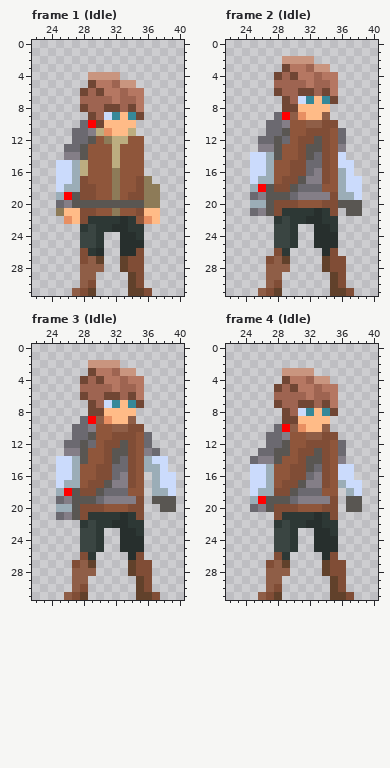
Two states of a pixel-art file, assets/editor/entities/Player.aseprite. Above: the version before the commit.
64x32 pixels, 16 frames. Shown: frame 1 (Idle): x 22..40, y 0..31; frame 2 (Idle): x 22..40, y 0..31; frame 3 (Idle): x 22..40, y 0..31; frame 4 (Idle): x 22..40, y 0..31. The commit also changed other frames, which this record leaves out.
New version:
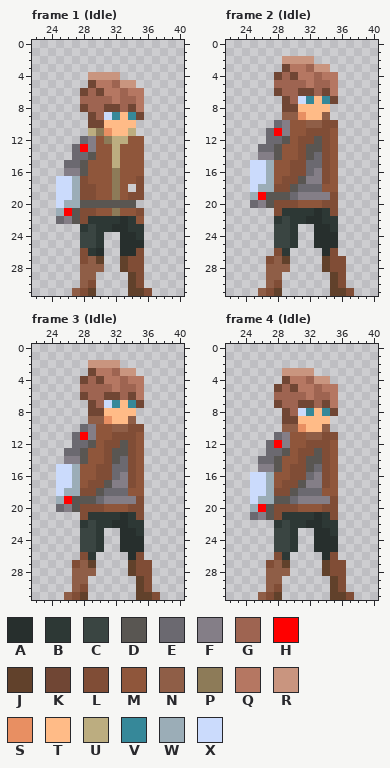
Palette (. is transparent): A #272f2d  B #2d3835  C #3a4542  D #595652  E #6b6970  F #847e87  G #9e6451  H #ff0000  J #61412b  K #704634  L #804d36  M #8f563b  N #8f5e47  P #8d7b58  Q #b57762  R #c9957f  S #e88f62  T #ffbb87  U #bcad80  V #368899  W #9badb7  X #cbdbfc
What changed:
layer "Back Arm" now hidden
layer "Front Arm" now hidden
--- frame 1 (Idle)
@@ x 22..40 @@
  9 .......KGXVTVK.....
-10 ......EHKTTTT......
-11 .....EEFUSTTU......
-12 .....EEDMPUUMM.....
-13 ....EEDMMMUMMM.....
-14 ....FFDMMMUMMM.....
-15 ...XXWUMMMUMMM.....
-16 ...XXWUMMMPMMM.....
-17 ...XXWLMMMPMMLP....
-18 ...XWWLLMMPMMLPP...
-19 ...WHDLLMMPMLLPP...
-20 ...EFDDDDDDDDDPP...
-21 ...PTTLLMMPMMLTT...
-22 ....STLBBBBABMST...
+10 .......KKTTTT......
+11 .......UPSTTU......
+12 ......EFMPUUMM.....
+13 .....EHFMMUMMM.....
+14 .....EEDMMUMMM.....
+15 ....EEDMMMUMMM.....
+16 ....FFDMMMPMMM.....
+17 ...XXWLMMMPMML.....
+18 ...XXWLLMMPM.L.....
+19 ...XXWLLMMPMLL.....
+20 ...XWWDDDDDDD......
+21 ...WHDLLMMPMML.....
+22 ...EFDLBBBBABM.....
 23 ......BCBBAABB.....
--- frame 2 (Idle)
@@ x 22..40 @@
  8 .......KKTTTT......
- 9 ......EHNSTTN......
-10 .....EEFMMNNLL.....
-11 .....EEDMMLLLME....
-12 ....EEDEMLLDLME....
-13 ....FFDMMLDDLMF....
-14 ...XXWDMMLDELMX....
-15 ...XXWMMLLEELMXX...
-16 ...XXWMMLLEFLMWX...
-17 ...XWWMLLDFFLMWXX..
-18 ...WHDLLDEEEMMWXX..
-19 ...EFDDDEFFFFLWWX..
-20 ...WWDLLLMMMLLDDD..
-21 ...EFDLBBBBABL.DD..
+ 9 .......NNSTTN......
+10 ......EFMMNNLL.....
+11 .....EHFMMLLLM.....
+12 .....EEDMLLDLM.....
+13 ....EEDMMLDDLM.....
+14 ....FFDMMLDELM.....
+15 ...XXWMMLLEELM.....
+16 ...XXWMMLLEFLM.....
+17 ...XXWMLLDFFLM.....
+18 ...XWWLLDEEEMM.....
+19 ...WHDDDEFFFFL.....
+20 ...EFDLLLMMMLL.....
+21 ......LBBBBABL.....
 22 ......BCBBAABB.....
--- frame 3 (Idle)
@@ x 22..40 @@
  8 .......KKTTTT......
- 9 ......EHNSTTN......
-10 .....EEFMMNNLL.....
-11 .....EEDMMLLLME....
-12 ....EEDEMLLDLME....
-13 ....FFDMMLDDLMFE...
-14 ...XXWDMMLDELMWXX..
-15 ...XXWMMLLEELMWWX..
-16 ...XXWMMLLEFLM.WXX.
-17 ...XWWMLLDFFLM.WXX.
-18 ...WHDLLDEEEMM.WWX.
-19 ...EFDDDEFFFFL.DDD.
-20 ...WWDLLLMMMLL..DD.
-21 ...EFDLBBBBABL.....
+ 9 .......NNSTTN......
+10 ......EFMMNNLL.....
+11 .....EHFMMLLLM.....
+12 .....EEDMLLDLM.....
+13 ....EEDMMLDDLM.....
+14 ....FFDMMLDELM.....
+15 ...XXWMMLLEELM.....
+16 ...XXWMMLLEFLM.....
+17 ...XXWMLLDFFLM.....
+18 ...XWWLLDEEEMM.....
+19 ...WHDDDEFFFFL.....
+20 ...EFDLLLMMMLL.....
+21 ......LBBBBABL.....
 22 ......BCBBAABB.....
--- frame 4 (Idle)
@@ x 22..40 @@
  9 .......KKTTTT......
-10 ......EHNSTTN......
-11 .....EEFMMNNLL.....
-12 .....EEDMMLLLME....
-13 ....EEDDMLLDLME....
-14 ...EFFDMMLDDLMF....
-15 ...XXWMMLLDELMXX...
-16 ...XXWMMLLEFLMXX...
-17 ...XXWMLLDFFLMWXX..
-18 ...XWWLLDEEEMM.WX..
-19 ...WHDDDEFFFFL.DD..
-20 ...EFDLLLMMMLL.DD..
-21 ......LBBBBABL.....
+10 .......NNSTTN......
+11 ......EFMMNNLL.....
+12 .....EHFMMLLLM.....
+13 .....EEDMLLDLM.....
+14 ....EEDMMLDDLM.....
+15 ....FFDMLLDELM.....
+16 ...XXWMMLLEFLM.....
+17 ...XXWMLLDFFLM.....
+18 ...XXWLLDEEEMM.....
+19 ...XWWDDEFFFFL.....
+20 ...WHDLLLMMMLL.....
+21 ...EFDLBBBBABL.....
 22 ......BCBBAABB.....
Changed places in both pictures, as pixel boxes (x1, y1, x2, y2):
changed: (56, 120, 104, 224)
erased: (128, 176, 160, 224)
changed: (250, 112, 290, 216)
erased: (338, 128, 362, 216)
changed: (56, 416, 96, 520)
erased: (144, 432, 176, 512)
changed: (250, 424, 290, 520)
erased: (338, 440, 362, 512)
